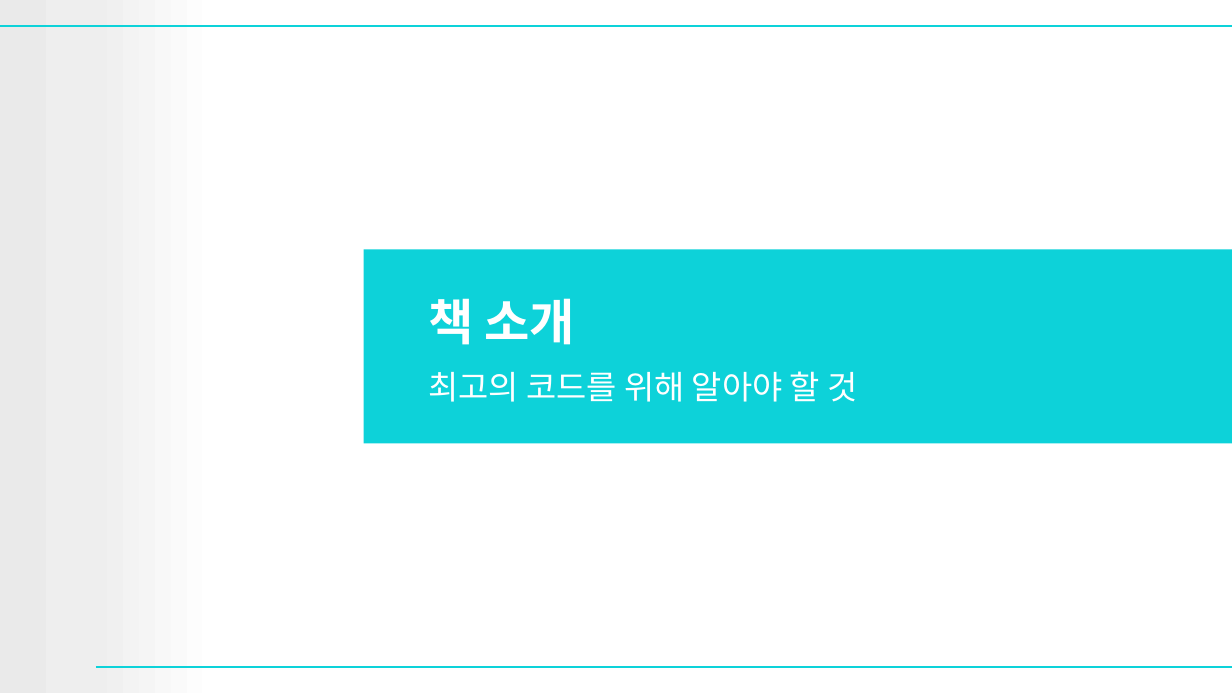
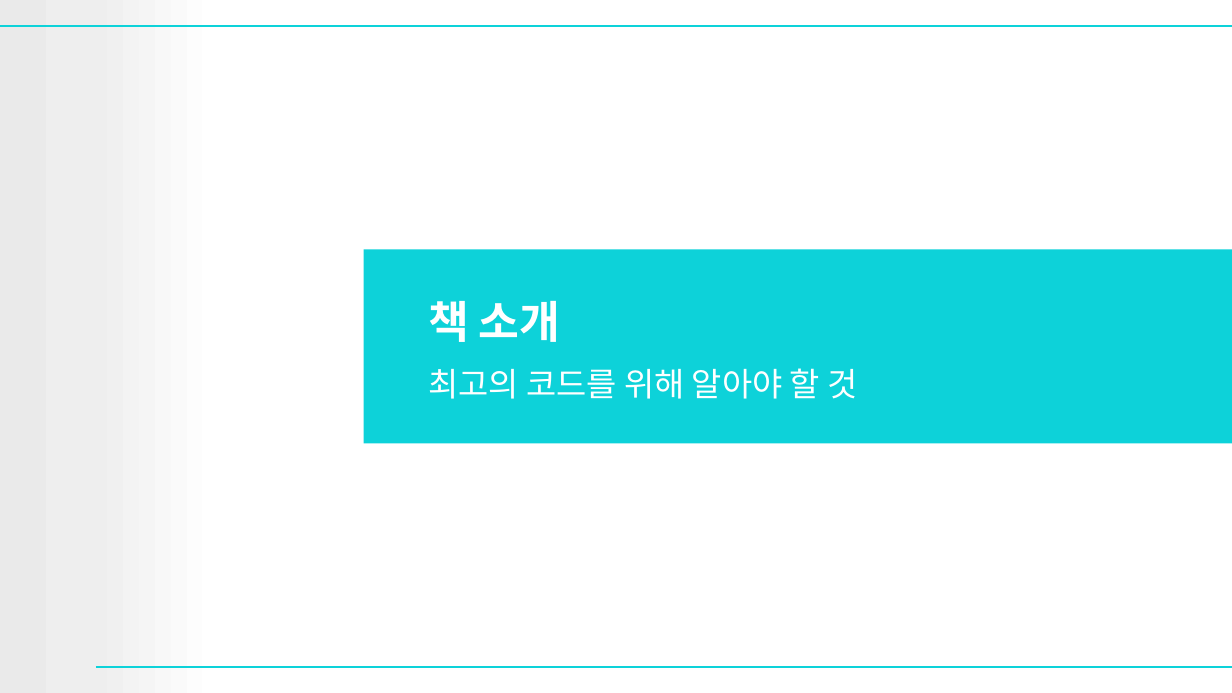
Before and after one commit to gatherKnowledge/Presentation, a slide deck: slide 4 of GreatCode/1-2장_수치표기법 복사본.pptx. Drawn at 1232x693 pixels with LibreOffice and Linux fonts; fonts in the diff are those of the drawing; background and template pictures are left out. Boxes give left, top, right and bottom in pixels: in the first picture for what was removed or moved away, otherwise in the second. Text is boxed around its words. In the diff, an @@ line names an element or a change of style, - is before the commit and + after.

```diff
--- a/GreatCode/1-2장_수치표기법 복사본.pptx
+++ b/GreatCode/1-2장_수치표기법 복사본.pptx
@@ title "책 소개" at (x1=428, y1=301, x2=561, y2=342): size 28.8 to 25.9 pt @@
@@ text "최고의 코드를 위해 알아야 할 ..." at (x1=428, y1=368, x2=857, y2=399): line spacing 1 to 0.9 @@
```
Also in this commit, not shown: 10 other slides changed, 9 slides added, 1 slide removed, 1 other file.
